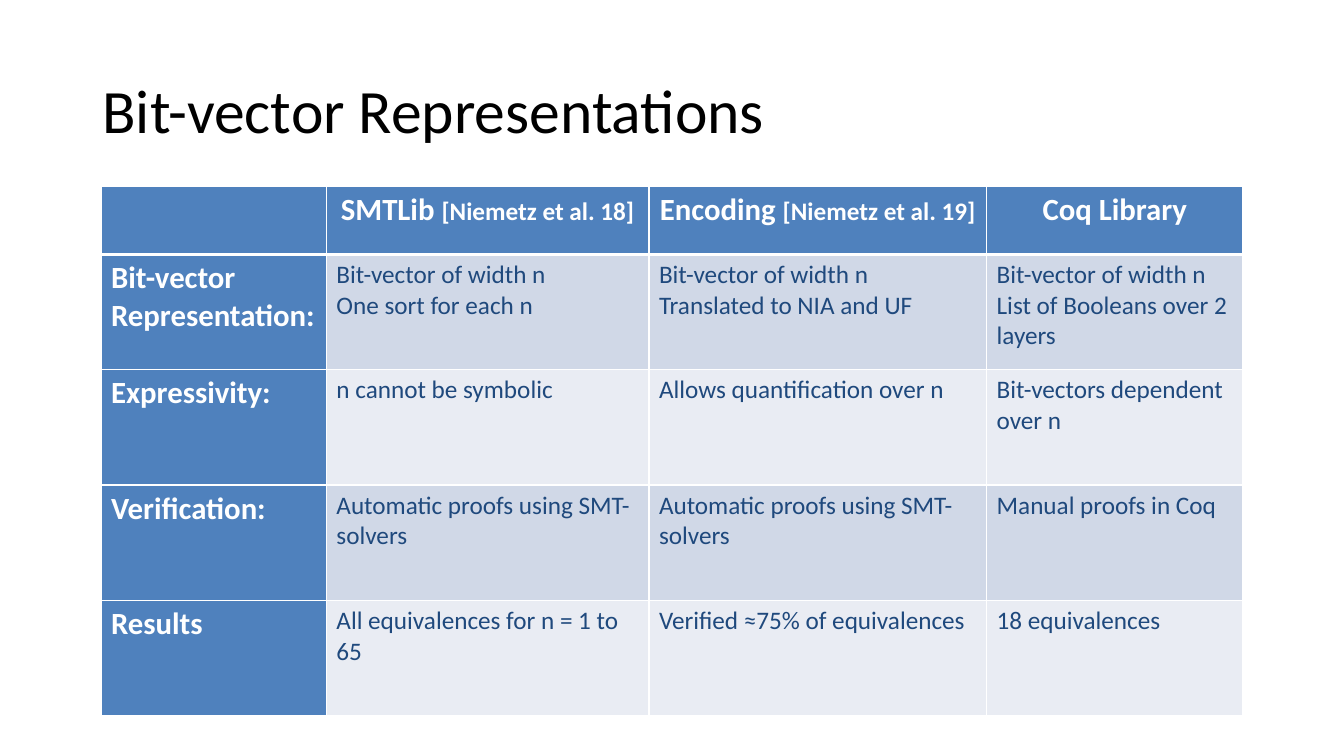
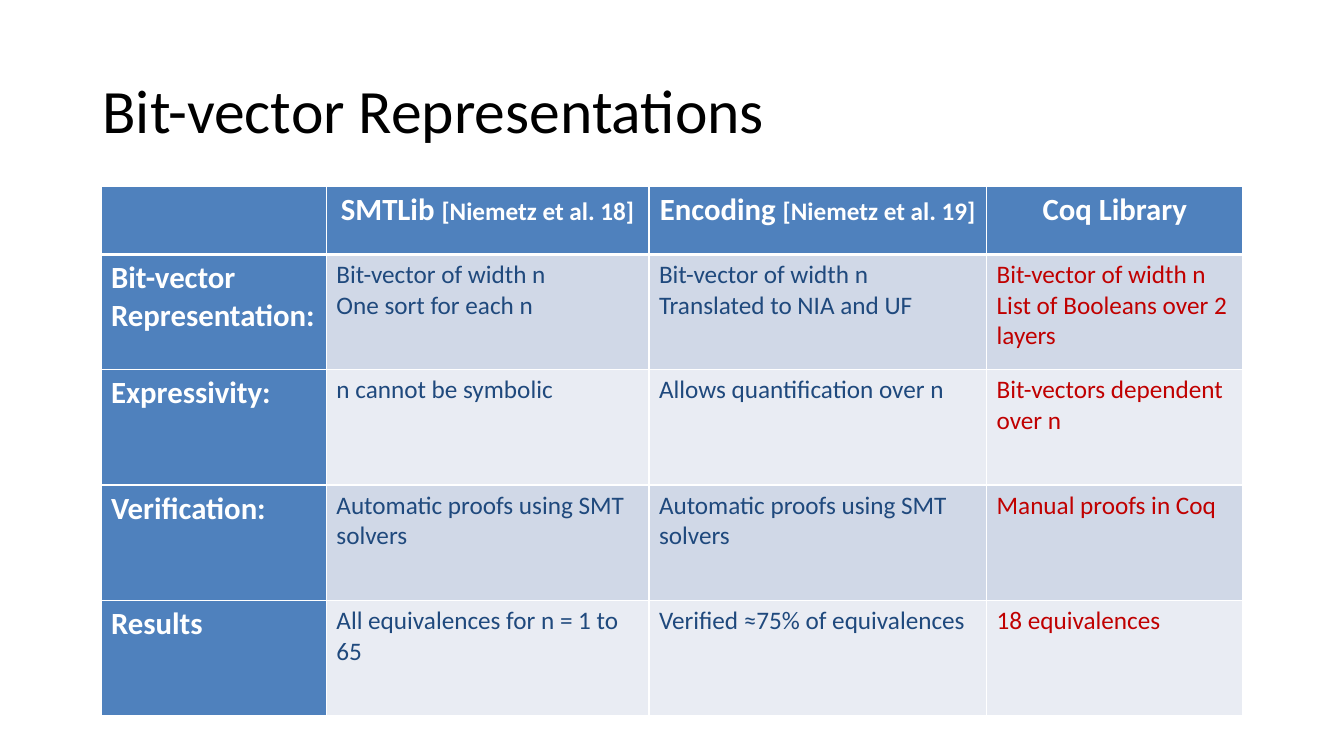
Before and after one commit to arjunvish/pxtp2019presentation, a slide deck: slide 13 of Presentation.pptx. Drawn at 1344x756 pixels with LibreOffice and Linux fonts; fonts in the diff are those of the drawing. Boxes give left, top, right and bottom in pixels: in the first picture for what was removed or moved away, otherwise in the second. Text is boxed around its words. In the diff, an @@ line names an element or a change of style, - is before the commit and + after.

Commit message:
Latest presentation

```diff
--- a/Presentation.pptx
+++ b/Presentation.pptx
@@ table at bbox=[101, 187, 1243, 716] @@
-row 4, column 2: Automatic proofs using SMT-solvers
+row 4, column 2: Automatic proofs using SMT solvers
-row 4, column 3: Automatic proofs using SMT-solvers
+row 4, column 3: Automatic proofs using SMT solvers
@@ text colour #1F497D to #C00000 in "Bit-vector of width n", "List of Booleans over 2 layers", "Bit-vectors dependent over n", "Manual proofs in Coq" and 1 more places @@
```
Also in this commit, not shown: 12 other slides changed, 1 slide added, 1 slide removed.
